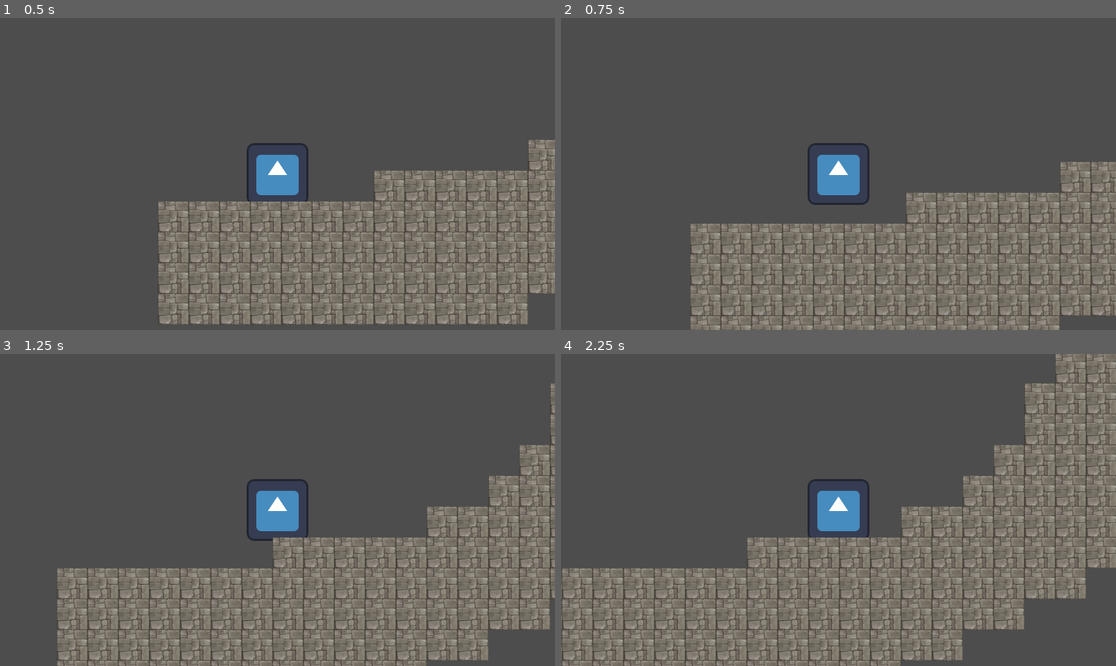
Above: before the commit, frames 1-4 (two rows, left to right).
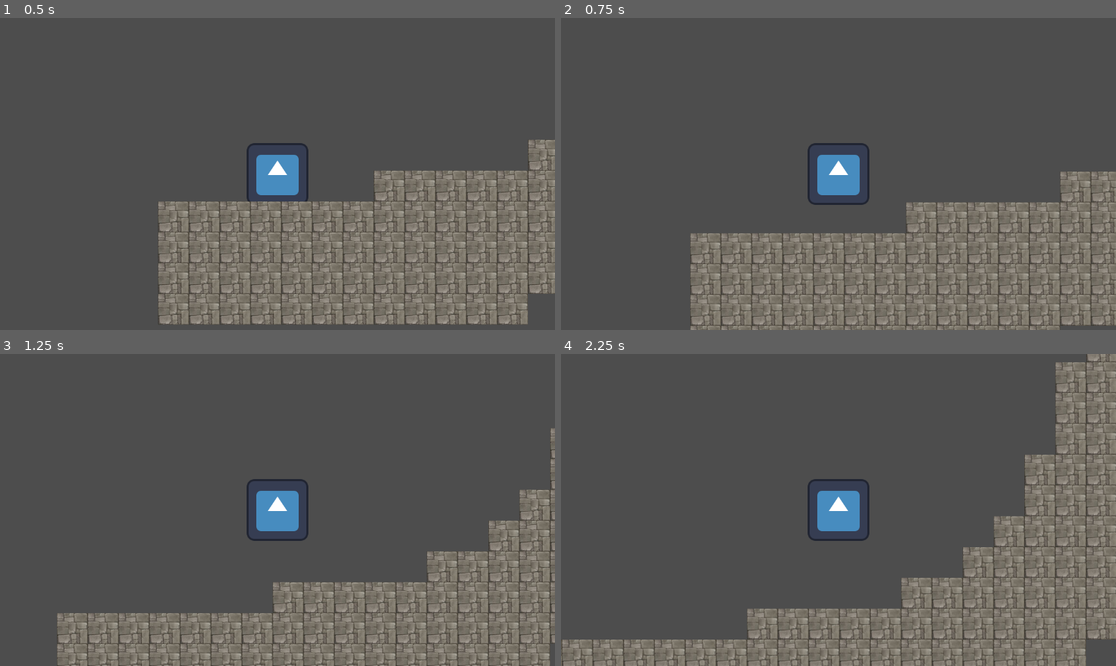
Above: after the commit, the same moments.

Repository: Sogrief/stairs
Game: Godot game, scene res://scenes/level/main.tscn
Same seed, same stepped clock (60 frames per second), same inputs: the game is played once before the commit and once after it. The engine's default icon, where the game draws it, is replaced by a stand-in: a white triangle on a blue panel in a dark square.
Inputs:
- Up to frame 1 (0.5 s): no input
- Up to frame 2 (0.75 s): hold Right (move_right) from 0.53 s (still down); tap Up (jump) at 0.6 s
- Up to frame 3 (1.25 s): keep holding Right (move_right); tap Up (jump) at 0.77, 1.07 s
- Up to frame 4 (2.25 s): tap Up (jump) at 1.35, 1.52, 1.82, 2.1 s; release Right (move_right) at 2.03 s; hold Left (move_left) from 2.03 s (still down)

Frame 1 is identical in both runs. In frame 2, 12% of the frame differs, in the area x 23-100%, y 46-100%; in frame 3, 20%; in frame 4, 30%, in the area x 0-100%, y 0-100%.

Commit message:
ajout de la base du système de wall jump

Diff:
--- a/scenes/player/player.tscn
+++ b/scenes/player/player.tscn
@@ -3,8 +3,9 @@
 [ext_resource type="Texture2D" uid="uid://drgc6w5t5ung4" path="res://icon.svg" id="1_7552v"]
 [ext_resource type="Script" path="res://scenes/player/scripts/player.gd" id="1_ow7tb"]
 
-[sub_resource type="RectangleShape2D" id="RectangleShape2D_7gpff"]
-size = Vector2(121, 66)
+[sub_resource type="CapsuleShape2D" id="CapsuleShape2D_5cewi"]
+radius = 7.0
+height = 122.0
 
 [sub_resource type="CircleShape2D" id="CircleShape2D_ctxvo"]
 radius = 57.0088
@@ -18,13 +19,13 @@
 [node name="area_2d" type="Area2D" parent="."]
 
 [node name="area_collision_shape_2d" type="CollisionShape2D" parent="area_2d"]
-position = Vector2(0.5, 0)
-shape = SubResource("RectangleShape2D_7gpff")
+rotation = 1.5708
+shape = SubResource("CapsuleShape2D_5cewi")
 
 [node name="collision_shape_2d" type="CollisionShape2D" parent="."]
 shape = SubResource("CircleShape2D_ctxvo")
 
 [node name="camera_2d" type="Camera2D" parent="."]
 
-[connection signal="body_shape_entered" from="area_2d" to="." method="_on_area_2d_body_shape_entered"]
-[connection signal="body_shape_exited" from="area_2d" to="." method="_on_area_2d_body_shape_exited"]
+[connection signal="body_entered" from="area_2d" to="." method="_on_area_2d_body_entered"]
+[connection signal="body_exited" from="area_2d" to="." method="_on_area_2d_body_exited"]
--- a/scenes/player/scripts/player.gd
+++ b/scenes/player/scripts/player.gd
@@ -2,19 +2,23 @@
 
 #constantes
 const SPEED : float = 300.0
-const JUMP_VELOCITY : float = -400.0
+const JUMP_VELOCITY : float = -550.0
 
 #autres variables
-var gravity = ProjectSettings.get_setting("physics/2d/default_gravity")
+var gravity : int = 980
+var jump_count : int = 0
 
 func _physics_process(delta):
+
 	if not is_on_floor():
 		velocity.y += gravity * delta
 
-	if Input.is_action_just_pressed("jump") and is_on_floor():
+	if Input.is_action_just_pressed("jump") and is_on_floor() || jump_count > 0:
+		jump_count = 0
 		velocity.y = JUMP_VELOCITY
 
-	var direction = Input.get_axis("move_left", "move_right")
+	var direction : int = Input.get_axis("move_left", "move_right")
+
 	if direction:
 		velocity.x = direction * SPEED
 	else:
@@ -22,11 +26,12 @@
 
 	move_and_slide()
 
-func _on_area_2d_body_shape_entered(body_rid, body, body_shape_index, local_shape_index):
+
+func _on_area_2d_body_entered(body):
 	if body is TileMap:
-		print("entered")
+		jump_count = 0
 
 
-func _on_area_2d_body_shape_exited(body_rid, body, body_shape_index, local_shape_index):
+func _on_area_2d_body_exited(body):
 	if body is TileMap:
-		print("exited")
+		jump_count = 1
